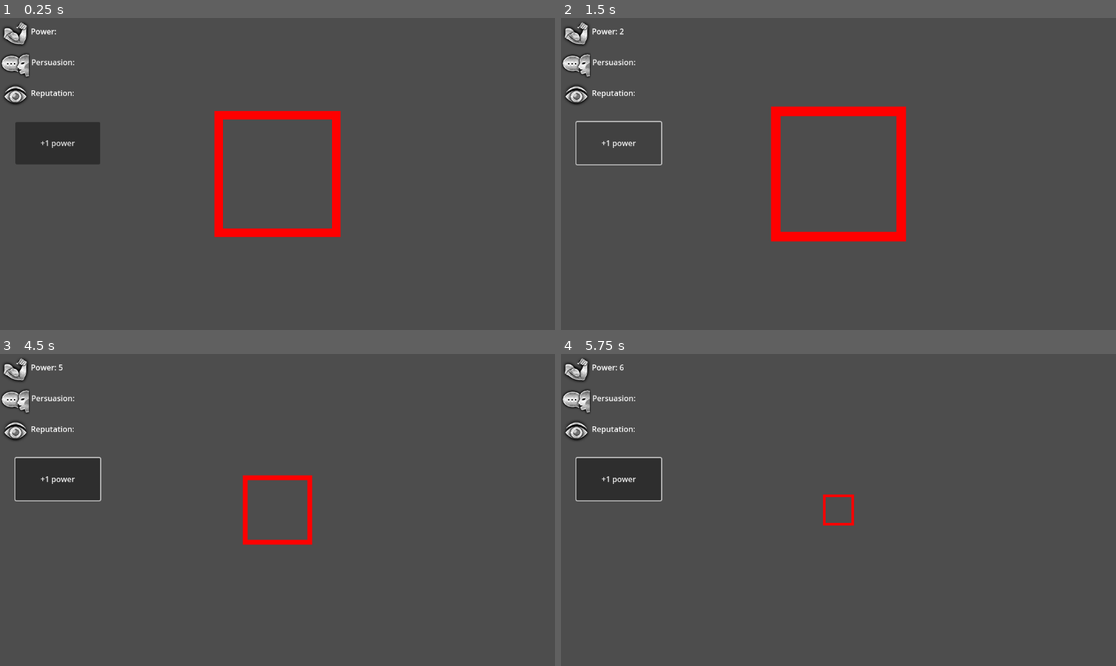
Above: before the commit, frames 1-4 (two rows, left to right).
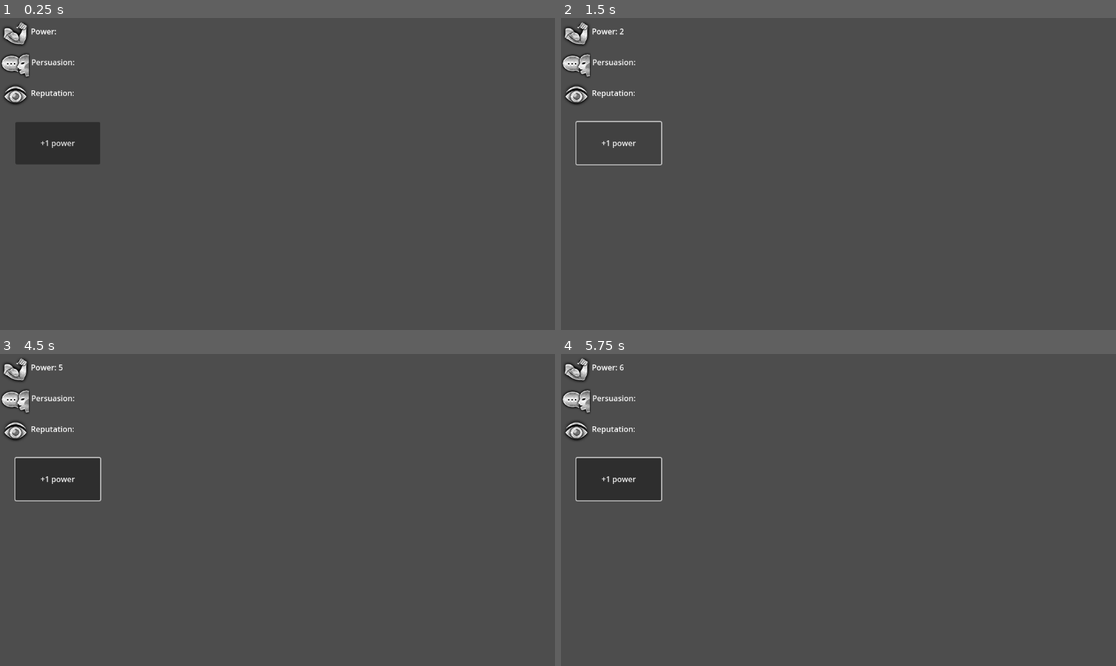
Above: after the commit, the same moments.

Repository: ketexon/ld56-team-3
Game: Godot game, scene res://game.tscn
Same seed, same stepped clock (60 frames per second), same inputs: the game is played once before the commit and once after it.
Inputs (mouse positions are in pixels of both pictures, inside the frame that each line leads up to):
- Up to frame 1 (0.25 s): no input
- Up to frame 2 (1.5 s): click "+1 power" at 0.5 s; click "+1 power" at 1.25 s
- Up to frame 3 (4.5 s): click "+1 power" at 2 s; tap Enter at 2.75, 4.25 s; move the mouse to (399, 494) at 2.77 s; hold Space (center_on_colony) 2.78-3.53 s; click (399, 494) at 2.92 s; move the mouse to (166, 525) at 3.52 s; tap 1 (zoom_0) at 3.6 s; click (166, 525) at 3.67 s; move the mouse to (333, 441) at 4.27 s; hold 2 (zoom_1) from 4.28 s (still down); click (333, 441) at 4.42 s
- Up to frame 4 (5.75 s): tap Space (center_on_colony) at 5 s; move the mouse to (810, 572) at 5.02 s; release 2 (zoom_1) at 5.03 s; tap 3 (zoom_2) at 5.1 s; click (810, 572) at 5.17 s

The runs differ from the first frame. In frame 1, 2.5% of the frame differs, in the area x 38-62%, y 29-71%; in frame 2, 3.0%, in the area x 37-63%, y 28-72%; in frame 3, 0.8%; in frame 4, 0.2%.

Commit message:
working with colonies

Diff:
--- a/CameraControls.gd
+++ b/CameraControls.gd
@@ -85,6 +85,11 @@
 
 	position = lerp(position, pan_goal, delta * pan_speed)
 
+	if viewing_colony:
+		%debugButton.disabled = false
+	if !viewing_colony:
+		%debugButton.disabled = true
+
 
 func set_zoom_percent(percent: float):
 	zoom_percent = clampf(percent, 0, 1)
--- a/game.tscn
+++ b/game.tscn
@@ -11,6 +11,28 @@
 script = ExtResource("1_6r02h")
 
 [node name="Colony" parent="." instance=ExtResource("2_mulan")]
+position = Vector2(374, 179)
+
+[node name="ColonyUI" type="Control" parent="Colony"]
+layout_mode = 3
+anchors_preset = 0
+offset_right = 40.0
+offset_bottom = 40.0
+
+[node name="debugLabel" type="Label" parent="Colony/ColonyUI"]
+layout_mode = 0
+offset_right = 40.0
+offset_bottom = 23.0
+text = "label"
+
+[node name="debugButton" type="Button" parent="Colony/ColonyUI"]
+unique_name_in_owner = true
+layout_mode = 0
+offset_left = -115.0
+offset_top = 7.0
+offset_right = -20.0
+offset_bottom = 38.0
+text = "debug"
 
 [node name="CanvasLayer" parent="." instance=ExtResource("4_b05wy")]
 
